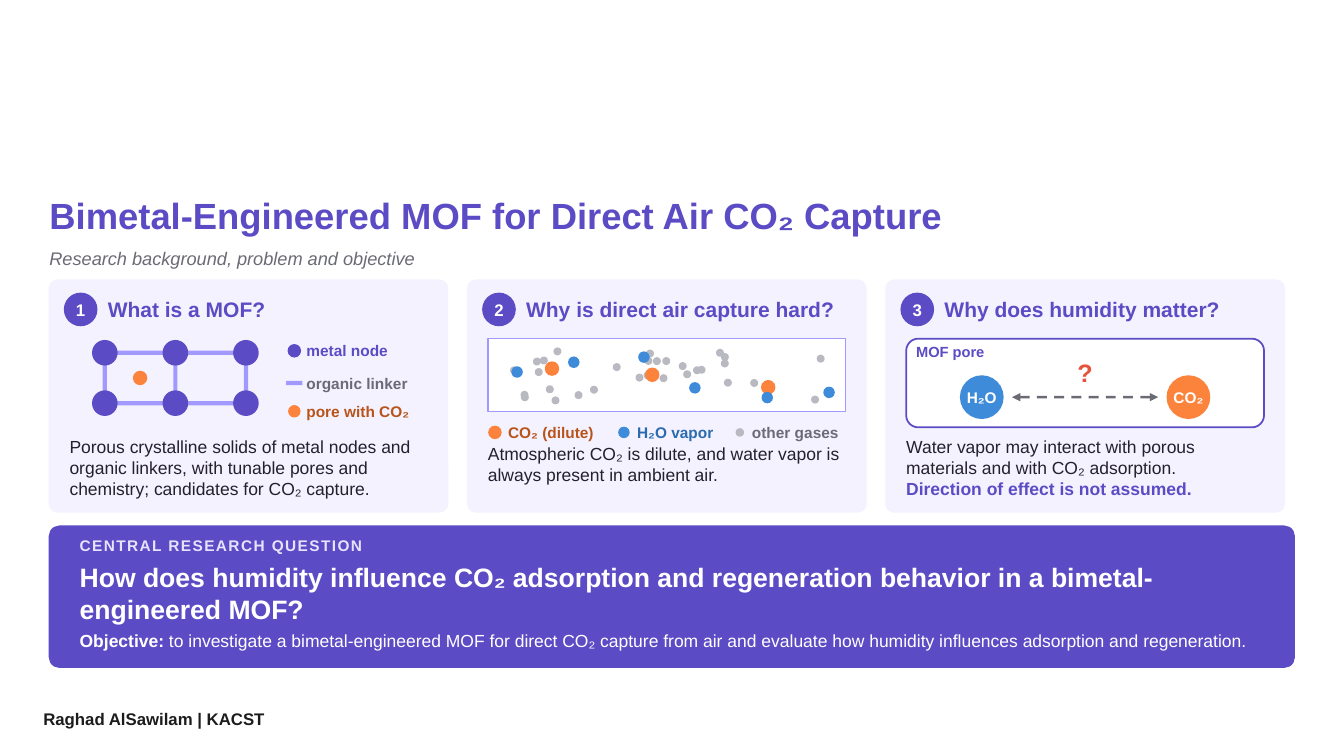
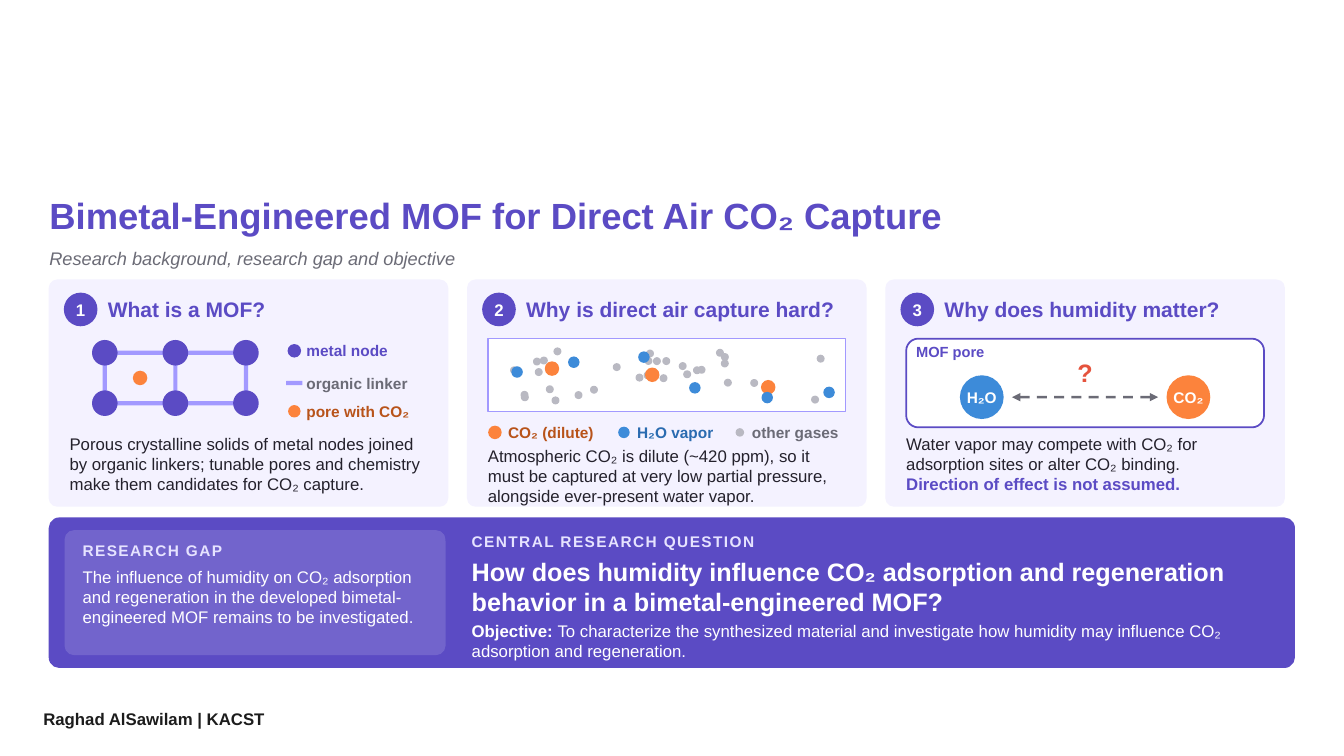
Before and after one commit to shathasultan/shatha, a slide deck: slide 2 of WPC2026_MOF_CO2_Capture_9slides.pptx. Drawn at 1344x756 pixels with LibreOffice and Linux fonts; fonts in the diff are those of the drawing; background and template pictures are left out. Boxes give left, top, right and bottom in pixels: in the first picture for what was removed or moved away, otherwise in the second. Text is boxed around its words. In the diff, an @@ line names an element or a change of style, - is before the commit and + after.

```diff
--- a/WPC2026_MOF_CO2_Capture_9slides.pptx
+++ b/WPC2026_MOF_CO2_Capture_9slides.pptx
@@ text at [49,252,455,269]: text changed @@
-Research background, problem and objective
+Research background, research gap and objective
@@ rounded rectangle: place and size @@
-rounded rectangle at [49,280,448,512]
+rounded rectangle at [49,280,448,506]
@@ rounded rectangle: place and size @@
-rounded rectangle at [468,280,866,512]
+rounded rectangle at [468,280,866,506]
@@ rounded rectangle: place and size @@
-rounded rectangle at [886,280,1285,512]
+rounded rectangle at [886,280,1285,506]
@@ text at [70,438,420,494]: text changed; size 12.5 to 12 pt @@
-Porous crystalline solids of metal nodes and organic linkers, with tunable pores and chemistry; candidates for CO₂ capture.
+Porous crystalline solids of metal nodes joined by organic linkers; tunable pores and chemistry make them candidates for CO₂ capture.
@@ text at [906,438,1198,474]: text changed; size 12.5 to 12 pt @@
-Water vapor may interact with porous materials and with CO₂ adsorption.
+Water vapor may compete with CO₂ for adsorption sites or alter CO₂ binding.
@@ text at [488,450,827,506]: text changed; size 12.5 to 12 pt @@
-Atmospheric CO₂ is dilute, and water vapor is always present in ambient air.
+Atmospheric CO₂ is dilute (~420 ppm), so it must be captured at very low partial pressure, alongside ever-present water vapor.
@@ text at [906,478,1180,490]: size 12.5 to 12 pt in "Direction of effect is not assumed." @@
@@ rounded rectangle: place and size @@
-rounded rectangle at [49,526,1295,667]
+rounded rectangle at [49,518,1295,667]
@@ rounded rectangle at [49,518,1295,667]: proportions changed @@
@@ rounded rectangle added at [65,530,446,655], fill #FFFFFF at 14% opacity @@
@@ text "CENTRAL RESEARCH QUESTION": place and size @@
-text "CENTRAL RESEARCH QUESTION" at [80,540,362,554]
+text "CENTRAL RESEARCH QUESTION" at [472,536,754,550]
@@ text "CENTRAL RESEARCH QUESTION" at [472,536,754,550]: vertical alignment top to middle @@
@@ text added at [83,545,222,556], 11 pt, text #E6E3FF, bold @@
+RESEARCH GAP
@@ text "How does humidity influence CO₂ ...": place and size @@
-text "How does humidity influence CO₂ ..." at [80,567,1153,624]
+text "How does humidity influence CO₂ ..." at [472,562,1225,617]
@@ text "How does humidity influence CO₂ ..." at [472,562,1225,617]: size 19 to 18 pt; vertical alignment middle to top @@
@@ text added at [83,571,413,627], 12 pt, text #FFFFFF @@
+The influence of humidity on CO₂ adsorption and regeneration in the developed bimetal-engineered MOF remains to be investigated.
@@ text at [472,625,1221,661]: text changed; size 12.5 to 12 pt @@
-Objective: to investigate a bimetal-engineered MOF for direct CO₂ capture from air and evaluate how humidity influences adsorption and regeneration.
+Objective: To characterize the synthesized material and investigate how humidity may influence CO₂ adsorption and regeneration.
```
Also in this commit, not shown: 3 other slides changed, 1 slide added, 1 slide removed.
